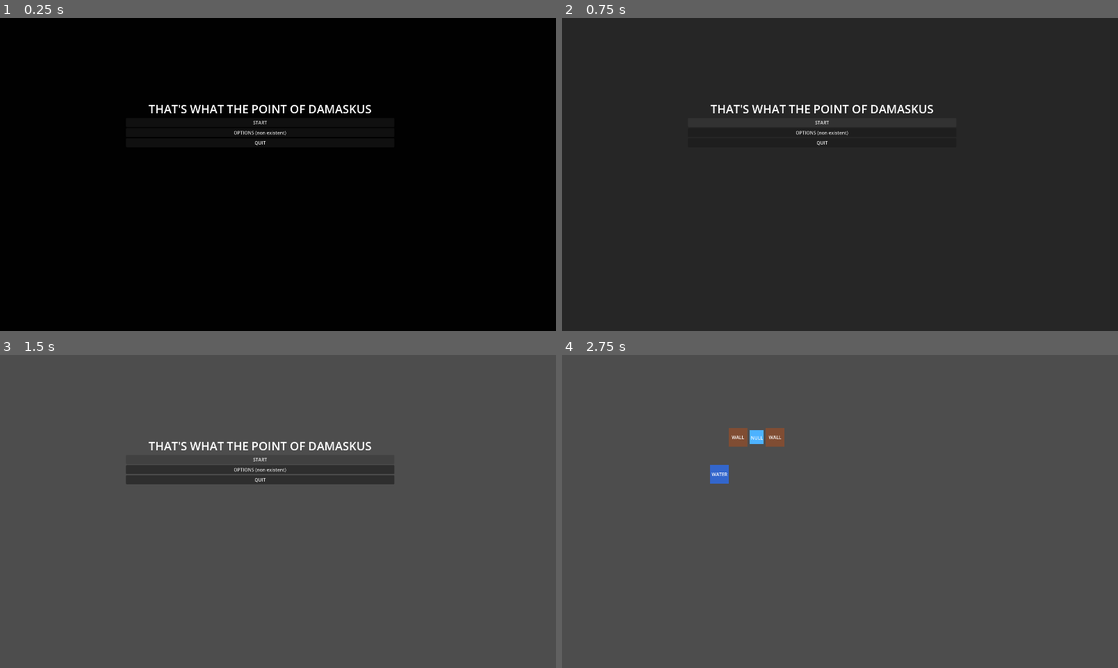
Above: before the commit, frames 1-4 (two rows, left to right).
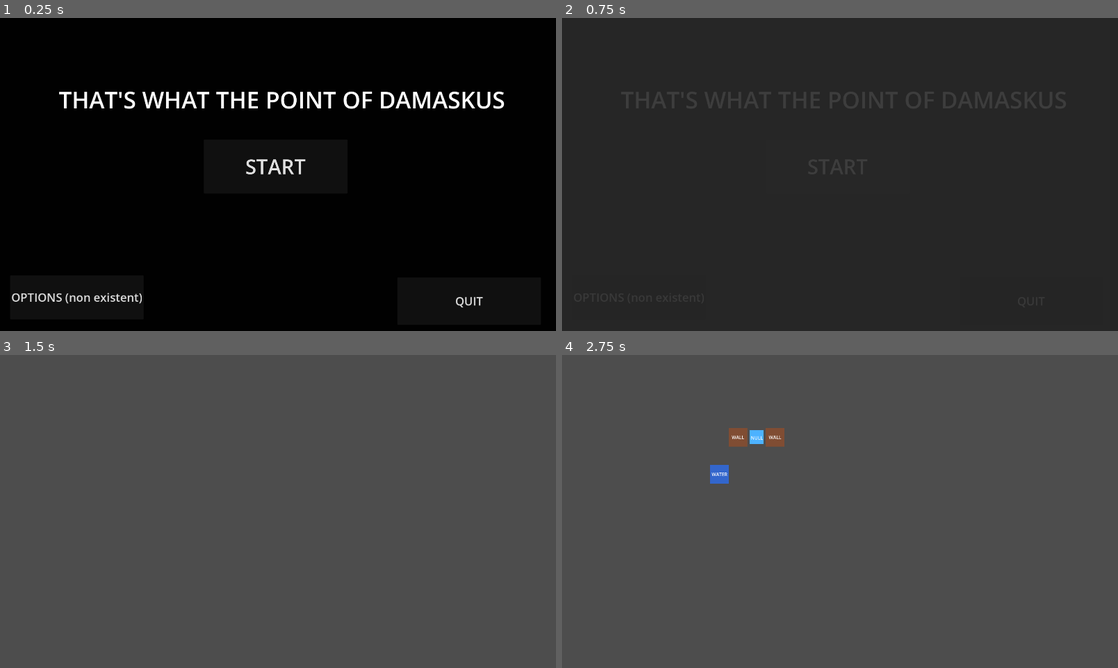
Above: after the commit, the same moments.

Repository: Lem0naise/damaskus
Game: Godot game, scene res://main_menu.tscn
Two runs of this game, one before a commit and one after it. Both use one fixed random seed, a clock stepped at 60 frames per second and the inputs below.
Inputs (mouse positions are in pixels of both pictures, inside the frame that each line leads up to):
- Up to frame 1 (0.25 s): no input
- Up to frame 2 (0.75 s): click "START" at 0.5 s
- Up to frame 3 (1.5 s): click (261, 458) at 1.25 s, where only the run before the commit has a clickable "START"
- Up to frame 4 (2.75 s): click (823, 470) at 2 s, where only the run before the commit has a clickable "OPTIONS (non existent)"

The runs differ from the first frame. In frame 1, 2.9% of the frame differs, in the area x 2-91%, y 23-93%; in frame 2, 0.6%; in frame 3, 3.2%, in the area x 22-71%, y 27-42%; in frame 4, nothing differs.

Commit message:
fix main

Diff:
--- a/main_menu.tscn
+++ b/main_menu.tscn
@@ -14,6 +14,7 @@
 
 [node name="FadeLayer" type="ColorRect" parent="." unique_id=393215701]
 unique_name_in_owner = true
+visible = false
 layout_mode = 0
 offset_right = 1944.0
 offset_bottom = 1092.0
@@ -26,31 +27,47 @@
 
 [node name="UI_Layer" type="MarginContainer" parent="." unique_id=1626978155]
 layout_mode = 0
-offset_left = 435.0
-offset_top = 286.0
-offset_right = 1362.0
-offset_bottom = 943.0
+offset_left = 203.0
+offset_top = 226.0
+offset_right = 1744.0
+offset_bottom = 883.0
 
-[node name="MenuBox" type="VBoxContainer" parent="UI_Layer" unique_id=1043295734]
-layout_mode = 2
+[node name="MenuBox" type="Node2D" parent="UI_Layer" unique_id=1840484986]
+unique_name_in_owner = true
 
 [node name="TitleLabel" type="Label" parent="UI_Layer/MenuBox" unique_id=1058150304]
-layout_mode = 2
-theme_override_font_sizes/font_size = 40
+offset_right = 1541.0
+offset_bottom = 110.0
+theme_override_font_sizes/font_size = 80
 text = "THAT'S WHAT THE POINT OF DAMASKUS"
 horizontal_alignment = 1
 
 [node name="Btn_Start" type="Button" parent="UI_Layer/MenuBox" unique_id=564618523]
 unique_name_in_owner = true
-layout_mode = 2
+offset_left = 501.0
+offset_top = 193.0
+offset_right = 997.0
+offset_bottom = 380.0
+size_flags_vertical = 3
+theme_override_font_sizes/font_size = 70
 text = "START"
 
 [node name="Btn_Options" type="Button" parent="UI_Layer/MenuBox" unique_id=2081321731]
 unique_name_in_owner = true
-layout_mode = 2
+offset_left = -168.0
+offset_top = 662.0
+offset_right = 251.0
+offset_bottom = 814.0
+size_flags_vertical = 3
+theme_override_font_sizes/font_size = 40
 text = "OPTIONS (non existent)"
 
 [node name="Btn_Quit" type="Button" parent="UI_Layer/MenuBox" unique_id=627072692]
 unique_name_in_owner = true
-layout_mode = 2
+offset_left = 1169.0
+offset_top = 669.0
+offset_right = 1665.0
+offset_bottom = 833.0
+size_flags_vertical = 3
+theme_override_font_sizes/font_size = 40
 text = "QUIT"
